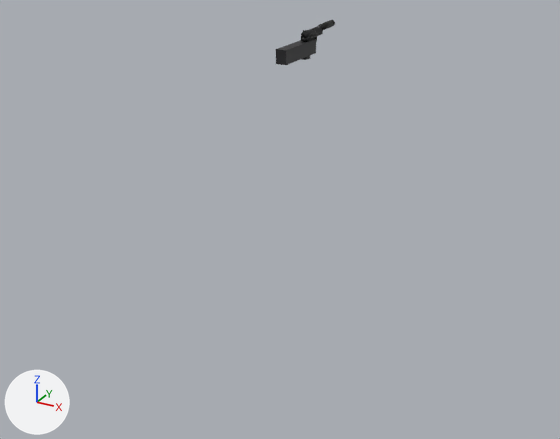
The Blender file pistol.blend: old version first, new version second.
One viewpoint serves both versions: a 50 mm camera at (0.823, -1.358, 0.255) aimed at (-0.107, 0.333, -0.59). The lights are fixed; the arrows at lower left show +X, +Y and +Z.

In view in the first picture: 'glock_reference.001'.
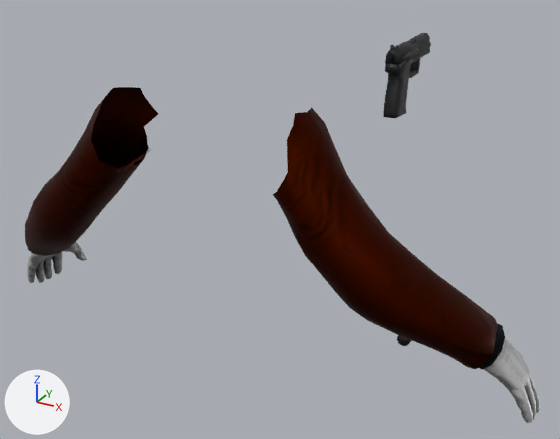
Location of each change, [x1, y1, x2, y2] in pixels of the pictures (560 x 439 px; the box of a moved part takes in the faces that stretch with it):
'PlayerModelMerged.001', added (black)
    after: [25, 87, 540, 423]
    faces in mat_jacket (picture img_jacket_png): [25, 87, 498, 369]
    faces in mat_gloves (picture img_gloves_png): [27, 242, 540, 423]
    faces in mat_shirt (picture img_shirt_png): [479, 324, 505, 370]
'glock_reference.001', reshaped, moved, turned, rescaled
    before: [276, 20, 335, 65]
    after: [383, 33, 431, 346]
part 1 of me_glock_reference_001, moved or reshaped
    before: [318, 20, 335, 30]
    after: [397, 335, 412, 346]
part 2 of me_glock_reference_001, deleted (black)
    before: [276, 39, 316, 65]

The change in detail:
Picture 'jacket.png' (img_jacket_png) is new.
Picture 'gloves.PNG' (img_gloves_png) is new.
Picture 'shirt.PNG' (img_shirt_png) is new.
Material 'jacket' (mat_jacket) is new.
Its texture is img_jacket_png.
Its metallic is 1.0.
Its roughness is 0.553.
Its specular ior level is 1.0.
Material 'gloves' (mat_gloves) is new.
Its texture is img_gloves_png.
Its metallic is 1.0.
Its roughness is 0.553.
Its specular ior level is 1.0.
Material 'shirt' (mat_shirt) is new.
Its texture is img_shirt_png.
Its metallic is 1.0.
Its roughness is 0.553.
Its specular ior level is 1.0.
me_glock_reference_001 has 214 vertices, 380 faces and spans x 0.04..0.064, y -0.107..-0.04, z -0.29..-0.048.
me_glock_reference_001 is used by ob_glock_reference_001; location (0.0, 0.0, 0.0); rotation (1.571, 0.0, 0.0), in degrees (90, 0, 0).
me_glock_reference_001 part 1: the loose piece of 20 vertices spanning x 0.046..0.06, y -0.057..-0.04, z -0.29..-0.232 is moved by (-0.009, -0.333, 0.0).
me_glock_reference_001 part 2: the loose piece of 8 vertices spanning x 0.04..0.064, y -0.097..-0.066, z -0.187..-0.048 is deleted.
Mesh me_playermodelmerged is new.
It has 1186 vertices, 2250 faces and spans x -68.6..68.6, y -13.0..19.2, z 92.2..155.4.
Faces by material slot: [1304, 120, 826].
It uses material mat_gloves (picture img_gloves_png).
It uses material mat_shirt (picture img_shirt_png).
It uses material mat_jacket (picture img_jacket_png).
In object 'glock_reference.001' (ob_glock_reference_001), parent is now set to ob_empty.
Object 'glock_reference.001' (ob_glock_reference_001) turns from (90, 0, 0) to (90, -1.5, 0) degrees about x, y and z.
Object 'glock_reference.001' (ob_glock_reference_001) is rescaled from (1.0, 1.0, 1.0) to (3.0, 3.0, 3.0).
Object 'Empty' (ob_empty) is new.
Its location is (-0.0455, 0.0817, -0.0102).
Object 'PlayerModelMerged.001' (ob_playermodelmerged_001) is new; it shows me_playermodelmerged.
Its location is (-0.001, -0.022, -1.697).
Its rotation in degrees is (0, 1.5, -180).
Its scale is (0.01, 0.01, 0.01).
